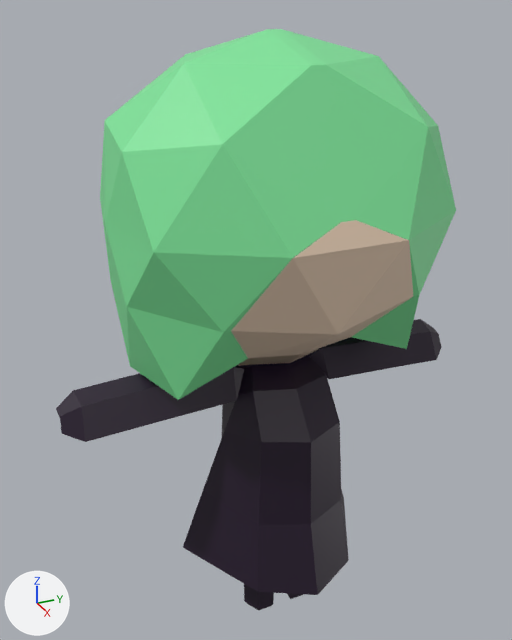
The glTF model public/models/minime.gltf as it was, and as the next commit left it.
Both versions are drawn from a camera (50 mm lens) standing at (1.942, -0.93, 1.397) and looking at (-0.066, -0.027, 0.393). Every picture has the same lights, and +X, +Y and +Z are marked at lower left. Where no turn or scale is listed for an object, it has been applied to the vertices.
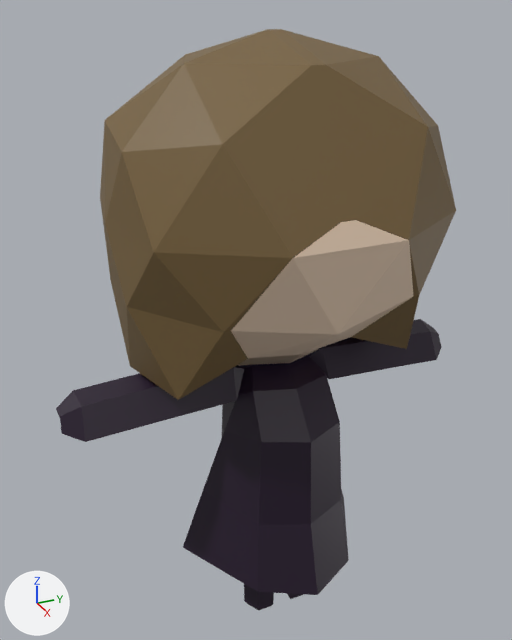
Commit message: different hair color

Location of each change, [x1, y1, x2, y2] in pixels of the pictures (512 x 640 px):
'Cylinder', recoloured (green to brown): [100, 29, 456, 403] in both

Diff of the bpy script that builds the scene:
```diff
--- a/public/models/minime.gltf.py
+++ b/public/models/minime.gltf.py
@@ mat_hair @@
 mat_hair = principled_material('Hair')
-mat_hair.base_color = (0.218, 0.8, 0.334)  # green #81e79c
+mat_hair.base_color = (0.184, 0.118, 0.0438)  # brown #77603b
```
